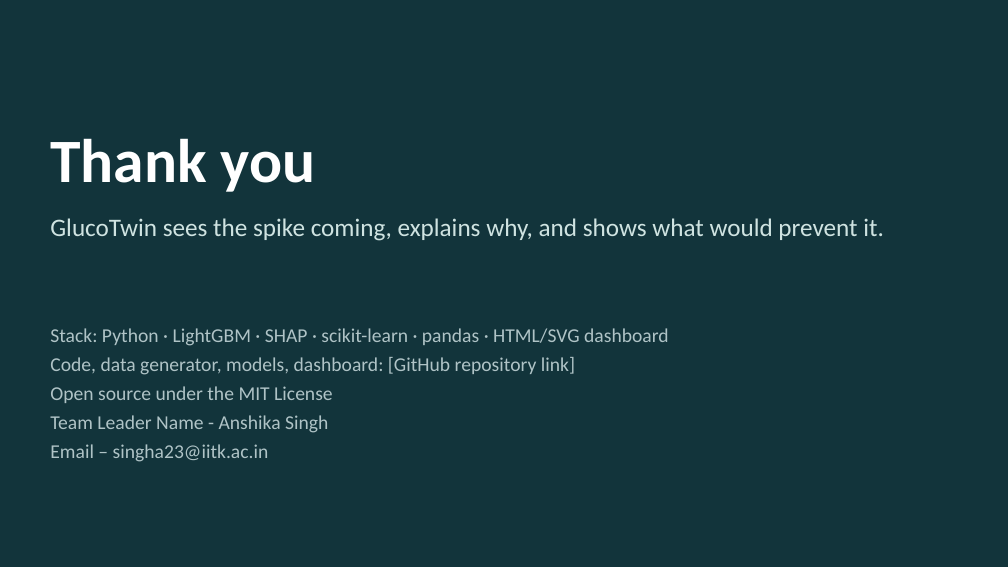
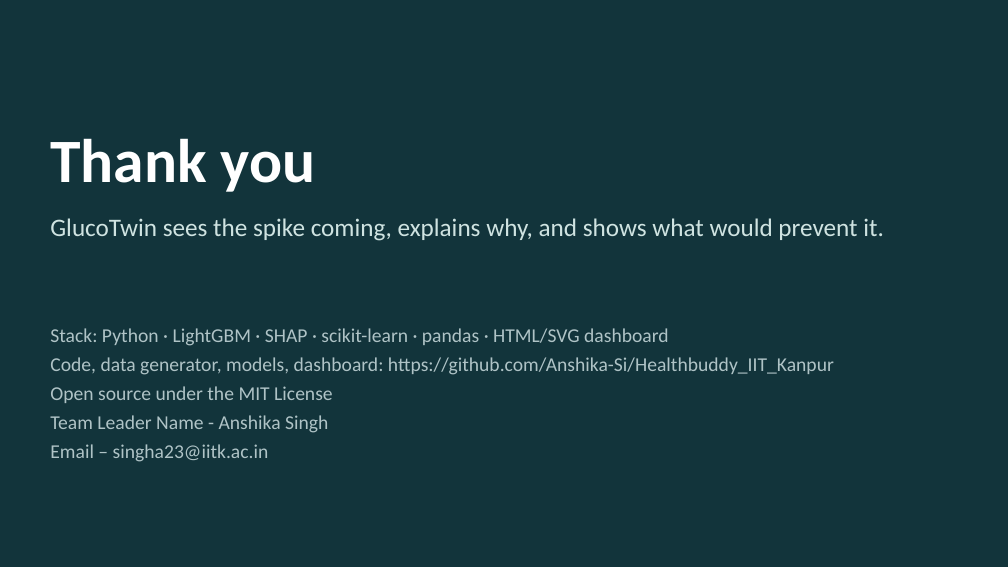
Before and after one commit to Anshika-Si/Healthbuddy_IIT_Kanpur, a slide deck: slide 13 of Healthbuddy_IIT_Kanpur/docs/GlucoTwin_Presentation.pptx. Drawn at 1008x567 pixels with LibreOffice and Linux fonts; fonts in the diff are those of the drawing. Boxes give left, top, right and bottom in pixels: in the first picture for what was removed or moved away, otherwise in the second. Text is boxed around its words. In the diff, an @@ line names an element or a change of style, - is before the commit and + after.

```diff
--- a/Healthbuddy_IIT_Kanpur/docs/GlucoTwin_Presentation.pptx
+++ b/Healthbuddy_IIT_Kanpur/docs/GlucoTwin_Presentation.pptx
@@ text at bbox=[50, 357, 834, 375]: text changed @@
-Code, data generator, models, dashboard: [GitHub repository link]
+Code, data generator, models, dashboard: https://github.com/Anshika-Si/Healthbuddy_IIT_Kanpur
```
Also in this commit, not shown: 2 other slides changed, 1 other file.
